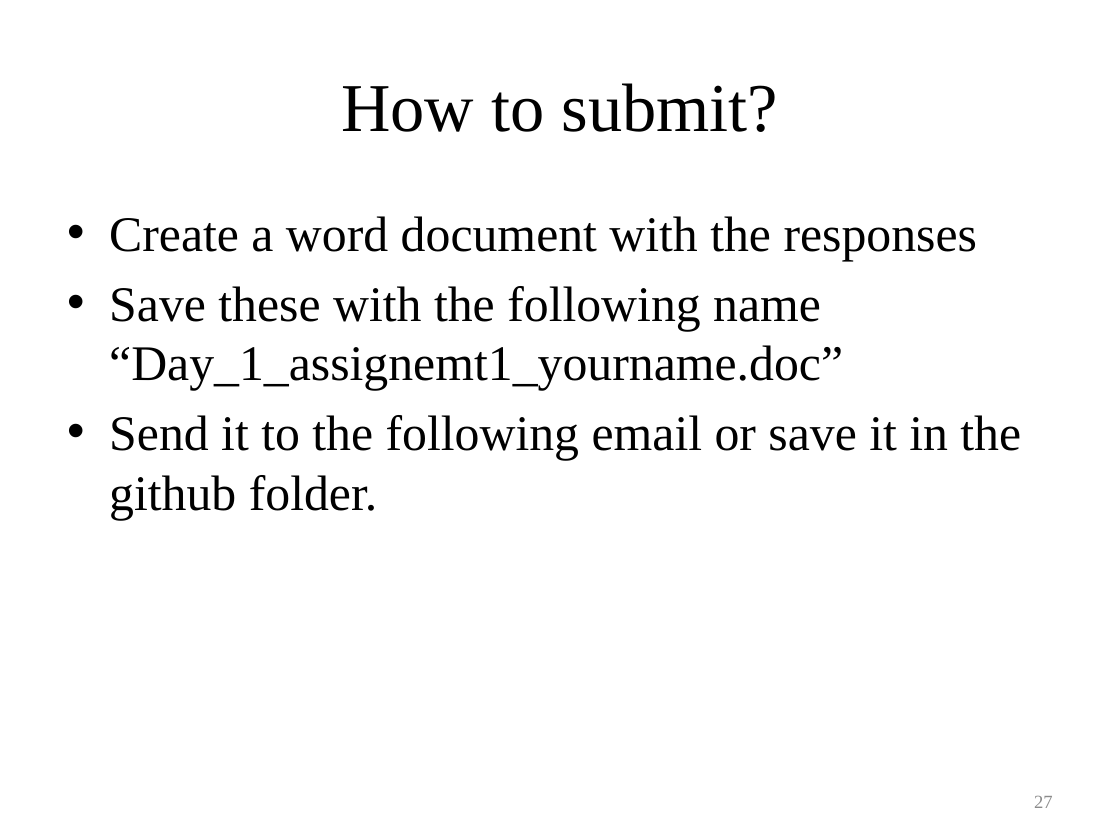
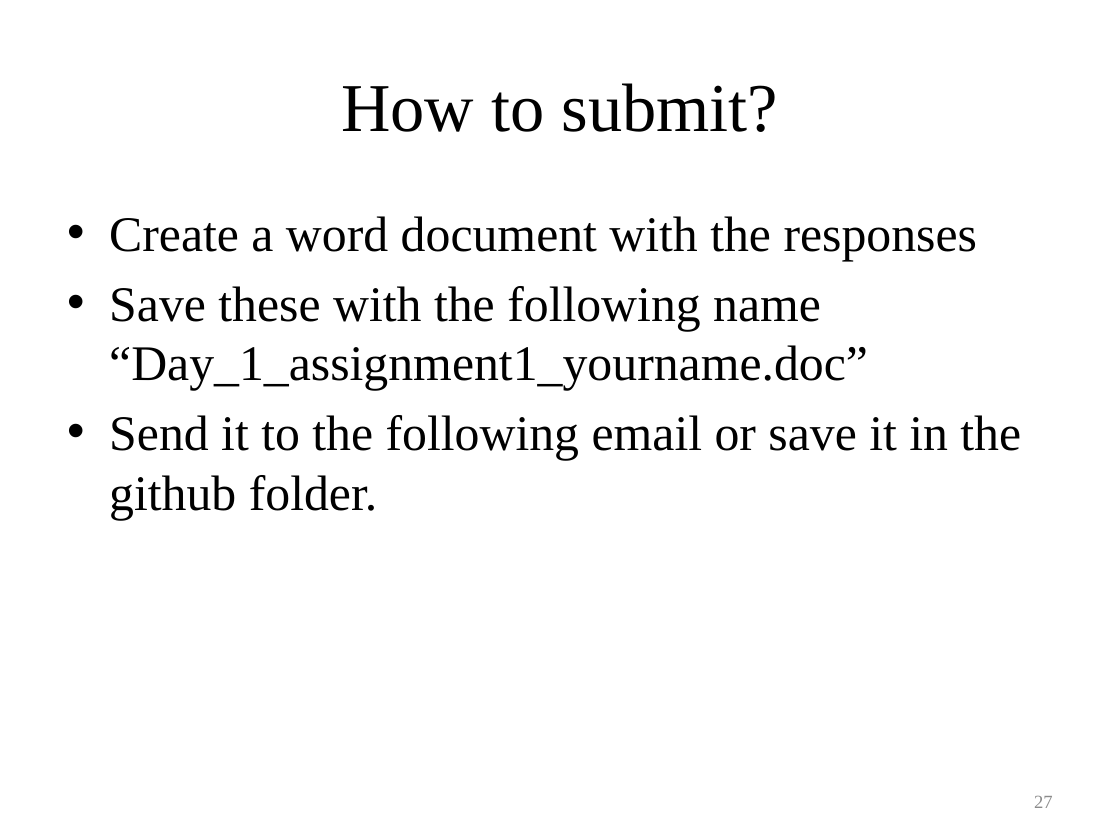
Before and after one commit to coursephd/Statistics_class, a slide deck: slide 27 of Day_1_What is statistics.pptx. Drawn at 1120x840 pixels with LibreOffice and Linux fonts; fonts in the diff are those of the drawing; background and template pictures are left out. Boxes give left, top, right and bottom in pixels: in the first picture for what was removed or moved away, otherwise in the second. Text is boxed around its words. In the diff, an @@ line names an element or a change of style, - is before the commit and + after.

```diff
--- a/Day_1_What is statistics.pptx
+++ b/Day_1_What is statistics.pptx
@@ text at (109,286,868,390): text changed @@
-• Save these with the following name “Day_1_assignemt1_yourname.doc”
+• Save these with the following name “Day_1_assignment1_yourname.doc”
```
Also in this commit, not shown: 12 other files.
